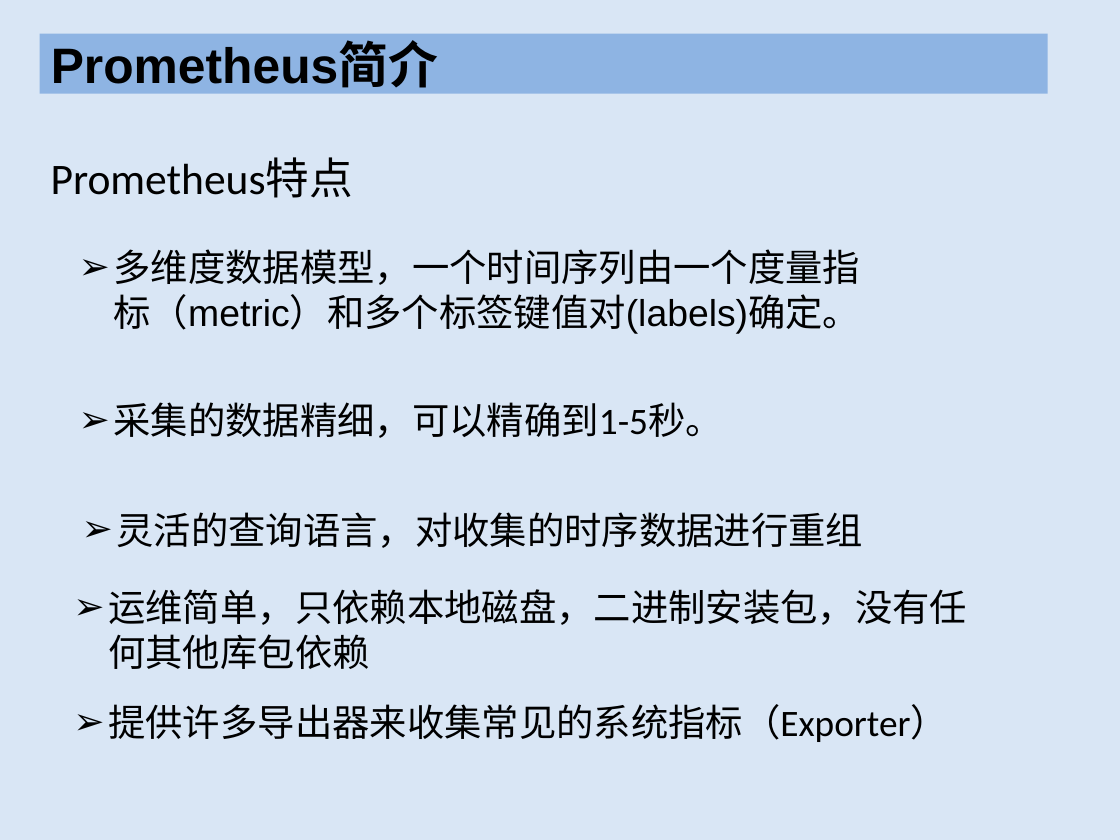
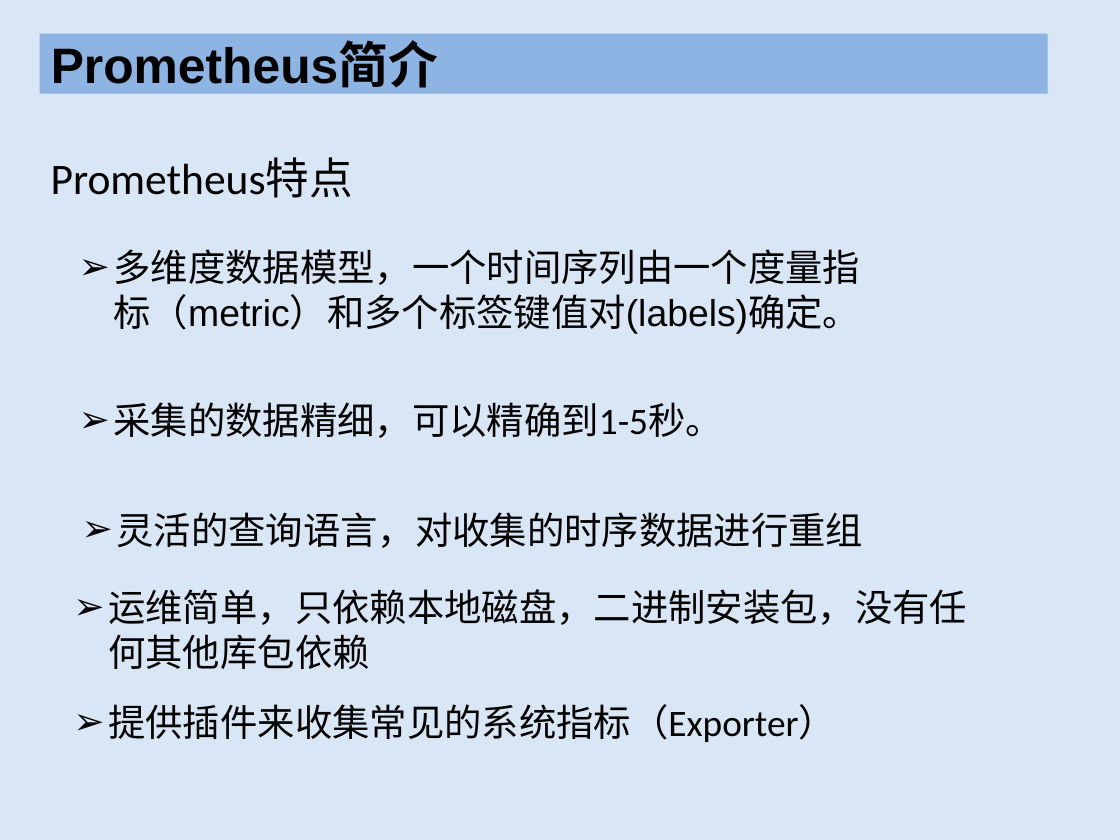
Before and after one commit to XianHuaEmma/test, a slide deck: slide 4 of Prometheus知识/Prometheus.pptx. Drawn at 1120x840 pixels with LibreOffice and Linux fonts; fonts in the diff are those of the drawing. Boxes give left, top, right and bottom in pixels: in the first picture for what was removed or moved away, otherwise in the second. Text is boxed around its words. In the diff, an @@ line names an element or a change of style, - is before the commit and + after.

```diff
--- a/Prometheus知识/Prometheus.pptx
+++ b/Prometheus知识/Prometheus.pptx
@@ text at (108,704,836,742): text changed @@
-➢ 提供许多导出器来收集常见的系统指标（Exporter）
+➢ 提供插件来收集常见的系统指标（Exporter）
```
Also in this commit, not shown: 2 other slides changed, 1 slide added, 6 other files.
